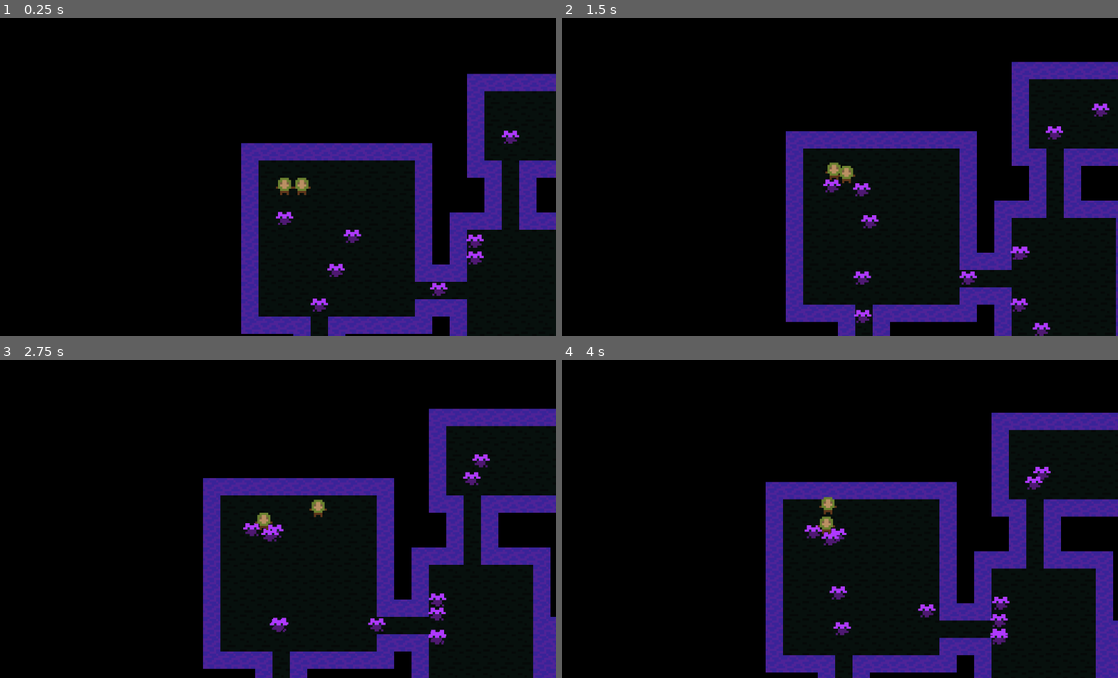
Above: before the commit, frames 1-4 (two rows, left to right).
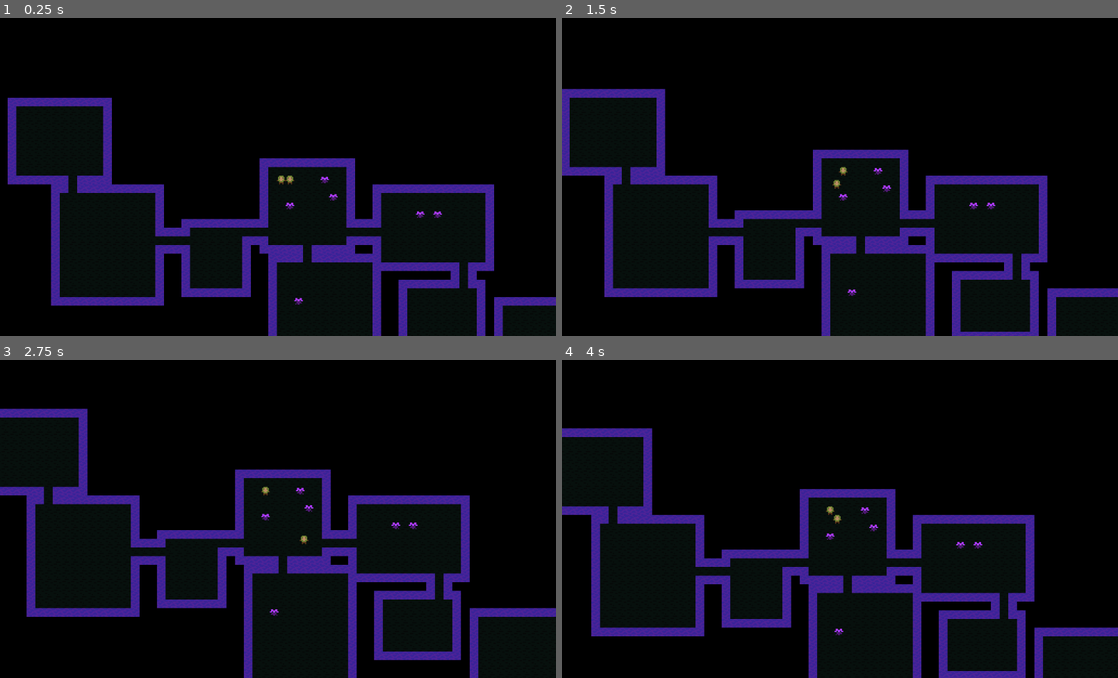
Above: after the commit, the same moments.

Repository: ollelogdahl/godotjam
Game: Godot game, scene res://Scenes/main.tscn
The game is run twice, just before and just after one commit, with the same random seed, the same clock (stepped at 60 frames per second) and the same inputs.
Inputs:
- Up to frame 1 (0.25 s): no input
- Up to frame 2 (1.5 s): tap Enter (ui_accept) at 0.5, 0.77 s; hold D 0.53-1.28 s; tap F at 0.6 s; hold S from 1.28 s (still down); tap K at 1.35 s
- Up to frame 3 (2.75 s): tap Enter (ui_accept) at 1.52 s; release S at 2.03 s; hold D from 2.03 s (still down); tap F at 2.1 s
- Up to frame 4 (4 s): release D at 2.78 s; hold W 2.78-3.53 s; tap K at 2.85 s; tap Enter (ui_accept) at 3.02, 3.77 s; hold A from 3.53 s (still down); tap F at 3.6 s

The runs differ from the first frame. In frame 1, 21% of the frame differs, in the area x 1-100%, y 17-100%; in frame 2, 23%; in frame 3, 24%, in the area x 0-100%, y 15-100%; in frame 4, 23%.

Commit message:
fixad dungeons

Diff:
--- a/KinematicBody2D.gd
+++ /dev/null
@@ -1,13 +0,0 @@
-extends KinematicBody2D
-
-# Declare member variables here. Examples:
-# var a = 2
-# var b = "text"
-
-# Called when the node enters the scene tree for the first time.
-func _ready():
-	pass # Replace with function body.
-
-# Called every frame. 'delta' is the elapsed time since the previous frame.
-#func _process(delta):
-#	pass
--- a/Scenes/InputManager.tscn
+++ b/Scenes/InputManager.tscn
@@ -1,6 +1,6 @@
 [gd_scene load_steps=2 format=2]
 
-[ext_resource path="res://Scenes/InputController.gd" type="Script" id=1]
+[ext_resource path="res://Scripts/InputController.gd" type="Script" id=1]
 
 [node name="InputController" type="Node"]
 script = ExtResource( 1 )
--- a/Scenes/Player_1.gd
+++ /dev/null
@@ -1,12 +0,0 @@
-extends "res://Scripts/player_base.gd"
-
-# Declare member variables here. Examples:
-# var a = 2
-# var b = "text"
-# Called when the node enters the scene tree for the first time.
-func _ready():
-	pass # Replace with function body.
-
-# Called every frame. 'delta' is the elapsed time since the previous frame.
-#func _process(delta):
-#	pass
--- a/Scenes/enemySpawner.tscn
+++ b/Scenes/enemySpawner.tscn
@@ -1,6 +1,7 @@
 [gd_scene load_steps=2 format=2]
 
-[ext_resource path="res://Scenes/enemySpawner.gd" type="Script" id=1]
+[ext_resource path="res://Scripts/enemySpawner.gd" type="Script" id=1]
+
 
 [node name="spawner" type="Node2D"]
 script = ExtResource( 1 )
--- a/Scenes/main.tscn
+++ b/Scenes/main.tscn
@@ -1,7 +1,7 @@
 [gd_scene load_steps=6 format=2]
 
 [ext_resource path="res://Scripts/Camera2D.gd" type="Script" id=1]
-[ext_resource path="res://Scenes/world.gd" type="Script" id=2]
+[ext_resource path="res://Scripts/world.gd" type="Script" id=2]
 [ext_resource path="res://Scenes/map.tscn" type="PackedScene" id=3]
 [ext_resource path="res://Scenes/PlayerScene.tscn" type="PackedScene" id=4]
 [ext_resource path="res://Scenes/InputManager.tscn" type="PackedScene" id=5]
@@ -10,7 +10,7 @@
 
 [node name="Camera2D" type="Camera2D" parent="."]
 current = true
-zoom = Vector2( 0.25, 0.25 )
+zoom = Vector2( 0.5, 0.5 )
 smoothing_enabled = true
 script = ExtResource( 1 )
 
--- a/Scenes/map.tscn
+++ b/Scenes/map.tscn
@@ -1,11 +1,16 @@
-[gd_scene load_steps=3 format=2]
+[gd_scene load_steps=4 format=2]
 
-[ext_resource path="res://Scenes/map.gd" type="Script" id=1]
+[ext_resource path="res://Scripts/map.gd" type="Script" id=1]
 [ext_resource path="res://Scripts/dungeonGenerator.gd" type="Script" id=2]
+[ext_resource path="res://Scripts/DungeonLayoutGenerator.gd" type="Script" id=3]
 
 [node name="map" type="Node"]
 script = ExtResource( 1 )
 
-[node name="dungeonGenerator" type="Node2D" parent="."]
-z_index = 10
+[node name="dungeonGenerator" type="Node" parent="."]
 script = ExtResource( 2 )
+
+[node name="dungeonLayout" type="Node" parent="dungeonGenerator"]
+script = ExtResource( 3 )
+
+[node name="roomPopulator" type="Node" parent="dungeonGenerator"]
--- a/Scenes/player1.gd
+++ /dev/null
@@ -1,13 +0,0 @@
-extends Node
-
-# Declare member variables here. Examples:
-# var a = 2
-# var b = "text"
-
-# Called when the node enters the scene tree for the first time.
-func _ready():
-	pass # Replace with function body.
-
-# Called every frame. 'delta' is the elapsed time since the previous frame.
-#func _process(delta):
-#	pass
--- /dev/null
+++ b/Scripts/Classes/dungeonCorridorClass.gd
@@ -0,0 +1,10 @@
+var x
+var y
+var dir
+var length
+
+func _init(x, y, d, l):
+	self.x = x
+	self.y = y
+	self.dir = d
+	self.length = l
--- a/Scripts/dungeonRoomClass.gd
+++ b/Scripts/Classes/dungeonRoomClass.gd
@@ -18,5 +18,22 @@
 		return true
 	return false
 
+func contains(v):
+	if v.x > x and v.x < x + w and v.y > y and v.y < y + h:
+		return true
+	return false
+
 func vec3():
 	return Vector3(x, y, 0)
+
+class dungeonCorridor:
+	var x
+	var y
+	var dir
+	var length
+
+	func __init(x, y, d, l):
+		self.x = x
+		self.y = y
+		self.dir = d
+		self.length = l
--- /dev/null
+++ b/Scripts/DungeonLayoutGenerator.gd
@@ -0,0 +1,152 @@
+extends Node
+
+# klasser
+onready var dungeonRoom = preload("res://Scripts/Classes/dungeonRoomClass.gd")
+onready var dungeonCorridor = preload("res://Scripts/Classes/dungeonCorridorClass.gd")
+
+var rooms
+var corridors
+var rng = RandomNumberGenerator.new()
+
+func buildDungeon(steps, roomMean, roomStdev, mapSeed, first = dungeonRoom.new(0, 0, 10, 10)) -> void:
+	rooms = []
+	corridors = []
+
+	# sätter seed
+	rng.randomize()
+	rng.seed = mapSeed
+
+	# skapar det första rummet
+	rooms.append(first)
+	var lastValid := 0
+	var fails := 0
+
+	for i in range(steps):
+		# roomsOrigin är det rummet korridoren ska byggas från
+		#    bygger från senast giltiga rum, men går bakåt ifall den misslyckas
+		var roomOrigin = rooms[max(lastValid - fails, 0)]
+		var newRoom
+
+		# välj en slumpad sida på föregående rum
+		var edgeDirection : int = rng.randi() % 4
+		var corridor = attachCorridorToOrigin(roomOrigin, edgeDirection)
+
+		# beräkna storlek på nytt rum
+		var newRoomWidth  = int(rng.randfn(roomMean, roomStdev))
+		var newRoomHeight = int(rng.randfn(newRoomWidth, roomStdev))
+
+		# slumpa rummets förskjutning längst med korridoren
+		var v = attachRoomToCorridor(corridor, newRoomWidth, newRoomHeight)
+
+		# testar om det nya rummet är godkänt, repetera annars!
+		newRoom = dungeonRoom.new(v.x, v.y, newRoomWidth, newRoomHeight)
+		if not roomIsValid(newRoom):
+			fails += 1
+			continue
+
+		# validera det nya rummet ( OCH KORRIDOREN!! ;) )
+		corridors.append( corridor )
+		rooms.append( newRoom )
+		lastValid = i
+
+func buildDungeonLinear(steps, roomMean, roomStdev, mapSeed, first = dungeonRoom.new(0, 0, 10, 10)) -> void:
+	rooms = []
+	corridors = []
+
+	# sätter seed
+	rng.seed = mapSeed
+
+	# skapar det första rummet
+	rooms.append(first)
+	var lastValid := 0
+	var fails := 0
+
+	for i in range(steps):
+		# roomsOrigin är det rummet korridoren ska byggas från
+		#var roomOrigin = rooms[lastValid - fails] # rätt så najs dungeon, men fel! ;)
+		var roomOrigin = rooms[i]
+
+		# repetera försök att placera rum tills rum är placerat
+		#    detta behövs när rum försöker placeras ogiltigt (på andra)
+		var repeat := true
+		var newRoom
+		var corridor
+		while repeat:
+
+			# välj en slumpad sida på föregående rum
+			var edgeDirection : int = rng.randi() % 4
+			corridor = attachCorridorToOrigin(roomOrigin, edgeDirection)
+
+			# beräkna storlek på nytt rum
+			var newRoomWidth  = int(rng.randfn(roomMean, roomStdev))
+			var newRoomHeight = int(rng.randfn(newRoomWidth, roomStdev))
+
+			# slumpa rummets förskjutning längst med korridoren
+			var v = attachRoomToCorridor(corridor, newRoomWidth, newRoomHeight)
+
+			# testar om det nya rummet är godkänt, repetera annars!
+			newRoom = dungeonRoom.new(v.x, v.y, newRoomWidth, newRoomHeight)
+			if roomIsValid(newRoom):
+				repeat = false
+
+		# validera det nya rummet ( OCH KORRIDOREN!! ;) )
+		rooms.append(newRoom)
+		corridors.append(corridor)
+		lastValid = i
+
+func attachCorridorToOrigin(roomOrigin, edge):
+	# väljer en punkt slumpad längst med den sidan, där det ska bildas en dörr, korridor och ett rum
+	var x := 0
+	var y := 0
+	var corridorLength := 0
+
+	match edge:
+		0: # H
+			x = roomOrigin.x + roomOrigin.w
+			y = roomOrigin.y + 1 + rng.randi() % (roomOrigin.h - 1)
+		1: # U
+			x = roomOrigin.x + 1 + rng.randi() % (roomOrigin.w - 1)
+			y = roomOrigin.y
+		2: # V
+			x = roomOrigin.x
+			y = roomOrigin.y + 1 + rng.randi() % (roomOrigin.h - 1)
+		3: # N
+			x = roomOrigin.x + 1 + rng.randi() % (roomOrigin.w - 1)
+			y = roomOrigin.y + roomOrigin.h
+	corridorLength = 2 + rng.randi() % 3 # slumptal 2-4
+
+	return dungeonCorridor.new(x, y, edge, corridorLength)
+
+func attachRoomToCorridor(c, width, height):
+	# slumpa rummets förskjutning relativt korridoren
+	var roomX := 0
+	var roomY := 0
+	match c.dir:
+		0: # H
+			roomX = c.x + c.length-1
+			var offsetY = 1 + rng.randi() % max(height - 2, 1)
+			roomY = c.y - offsetY
+		1: # U
+			var offsetX = 1 + rng.randi() % max(width - 2, 1)
+			roomX = c.x - offsetX
+			roomY = c.y - ( height + c.length -1)
+		2: # V
+			roomX = c.x - ( width + c.length   -1)
+			var offsetY = 1 + rng.randi() % max(height - 2, 1)
+			roomY = c.y - offsetY
+		3: # N
+			var offsetX = 1 + rng.randi() % max(width - 2, 1)
+			roomX = c.x - offsetX
+			roomY = c.y + c.length-1
+
+	return Vector2(roomX, roomY)
+
+# kollar ifall det går att placera ett rum här UTAN att överskrida något
+func roomIsValid(room):
+	for r in rooms:
+		if room == r:
+			continue
+
+		if(room.collidesWith(r)):
+			return false
+	return true
--- a/Scripts/dungeonGenerator.gd
+++ b/Scripts/dungeonGenerator.gd
@@ -1,20 +1,20 @@
-extends Node2D
+extends Node
 
 # Declare member variables here. Examples:
 # var a = 2
 # var b = "text"
 
-onready var dungeonTilesetRes = preload("res://ResourceObjects/dungeonTileset.tres")
 onready var enemySpawner = preload("res://Scenes/enemySpawner.tscn")
-var dungeonRoom = preload("res://Scripts/dungeonRoomClass.gd")
 onready var parent = get_parent()
-
 onready var navigation2D = $'/root/Node/world/Navigation2D'
 
-var roomCount = 44
+onready var dungeonRoom = preload("res://Scripts/Classes/dungeonRoomClass.gd")
+onready var dungeonCorridor = preload("res://Scripts/Classes/dungeonCorridorClass.gd")
+
+var steps = 25
 var iterations = 300
 var roomMean = 11
-var roomStdev = 2.5
+var roomStdev = 2.2
 var initialSize = 10
 var spreadFactor = 0.1
 
@@ -22,38 +22,57 @@
 var path = AStar.new()
 
 var player_spawn = Vector2()
-
-# Called when the node enters the scene tree for the first time.
-func _ready():
-	pass # Replace with function body.
-
 func get_player_spawn():
 	return player_spawn
 
 
-# Genererar tilemapen
+# Genererar hela dungeonen
 func generate():
+	print("Generating dungeon:")
+
 	# generera seed
 	rng.randomize()
 	var mapSeed = rng.randi()
 	rng.seed = mapSeed
 
-	# Skapa en ny node TileMap för denna dungeon
+	# Skapa en ny node(TileMap) för denna dungeon
 	var tileMap = TileMap.new()
 	tileMap.name = "floor_%X" % mapSeed
 
-	#parent.call_deferred("add_child", tileMap) # temporär
+	# konfigurerar tileMap
+	tileMap.cell_size = Vector2(8, 8)
+	tileMap.tile_set = preload("res://ResourceObjects/dungeonTileset.tres")
+
+	# lägger till den som node under navigation2D
+	#    detta krävs för pathfindingen
 	navigation2D.add_child(tileMap)
 
-	# sätter värden på tileMap
-	tileMap.cell_size = Vector2(8, 8)
-	tileMap.tile_set = dungeonTilesetRes
+	print(tileMap.name + " > init..")
 
-	print("Dungeon " + tileMap.name + " init..")
 
 	# börja generera dungeon
 
-	# exempel
+	$dungeonLayout.buildDungeon(steps, roomMean, roomStdev, mapSeed)
+
+	print(tileMap.name + " > layout generated.")
+
+	# fyller tilemapen med layoutens rum och korridorer
+	for room in $dungeonLayout.rooms:
+		createRoom(room.x, room.y, room.w, room.h, tileMap)
+
+	for c in $dungeonLayout.corridors:
+		createCorridor(c.x, c.y, c.dir, c.length, tileMap)
+
+	print(tileMap.name + " > tilemap finalized.")
+
+	createMonsters(tileMap)
+	createPlayerSpawns(16, 16, tileMap)
+
+	print(tileMap.name + " > spawns added.")
+
+	print("Dungeon done.")
+
+func buildDebugDungeon(tileMap):
 	createRoom(0, 0, 10, 10, tileMap)
 	createRoom(12, 4, 7, 11, tileMap)
 	createRoom(13, -4, 9, 5, tileMap)
@@ -65,24 +84,6 @@
 	createCorridor(4, 16, 1, 7, tileMap)
 	createCorridor(15, 18, 0, 6, tileMap)
 
-	createMonsters(tileMap)
-	createPlayerSpawns(16, 16, tileMap)
-
-
-
-#	var rooms = generateRoomSizes() # genererar tight packade rum
-#	roomSeparation(rooms) # sprider ut rummen
-#
-#	for r in rooms:
-#		createRoom(r.x, r.y, r.w, r.h, tileMap)
-#
-#	# skapar spännande träd
-#	var graph = createMST(rooms)
-#
-#	# bygger korridorer som kopplar samman rummen enligt trädet
-#	generateCorridors(graph)
-
-	print("Dungeon " + tileMap.name + " created!")
 
 func createRoom(x, y, w, h, trg):
 	# skapa väggar
@@ -99,20 +100,31 @@
 		for j in range(h-1):
 			trg.set_cell(x + i + 1, y + j + 1, 0)
 func createCorridor(x, y, d, l, trg):
-	if d == 0:   # H
-		for i in range(l):
-			trg.set_cell(x+i, y-1, 1) # övre vägg
-			trg.set_cell(x+i, y+1, 1) # nedre vägg
-			trg.set_cell(x+i, y,   0) # golv
-		pass
-	elif d == 1: # U
-		for i in range(l):
-			trg.set_cell(x-1, y-i, 1) # vänster vägg
-			trg.set_cell(x+1, y-i, 1) # höger vägg
-			trg.set_cell(x  , y-i, 0) # golv
+	match d:
+		0: # H
+			for i in range(l):
+				trg.set_cell(x+i, y-1, 1) # övre vägg
+				trg.set_cell(x+i, y+1, 1) # nedre vägg
+				trg.set_cell(x+i, y,   0) # golv
+		1: # U
+			for i in range(l):
+				trg.set_cell(x-1, y-i, 1) # vänster vägg
+				trg.set_cell(x+1, y-i, 1) # höger vägg
+				trg.set_cell(x  , y-i, 0) # golv
+		2: # V
+			for i in range(l):
+				trg.set_cell(x-i, y-1, 1) # övre vägg
+				trg.set_cell(x-i, y+1, 1) # nedre vägg
+				trg.set_cell(x-i, y,   0) # golv
+		3: # N
+			for i in range(l):
+				trg.set_cell(x-1, y+i, 1) # vänster vägg
+				trg.set_cell(x+1, y+i, 1) # höger vägg
+				trg.set_cell(x  , y+i, 0) # golv
+
 func createMonsters(trg):
 	for cell in trg.get_used_cells():
-		if trg.get_cellv(cell) == 0 and rng.randf() > 0.95:
+		if trg.get_cellv(cell) == 0 and rng.randf() > 0.99:
 			var spawner = enemySpawner.instance()
 			spawner.name = "enemySpawner %s" % cell
 			spawner.position = cell * 8
@@ -126,132 +138,3 @@
 	spawn1.position = Vector2(x1, y1)
 	player_spawn = Vector2(x1, y1)
 	trg.add_child(spawn1)
-
-func createMST(rooms):
-	# ta reda på minimala spännande träd
-	# Prims Algorithm
-	#var path = AStar.new()
-	var idFirst = path.get_available_point_id()
-	path.add_point(idFirst, Vector3(rooms[0].x, rooms[0].y, 0))
-	rooms[0].point = idFirst
-
-	for r in range(1, len(rooms)):
-		var minDist = INF
-		var minPosition
-		var position
-
-		for p1 in path.get_points():
-			var p1Position = path.get_point_position(p1)
-
-			for i in range(r, len(rooms)):
-				var p2 = rooms[i]
-
-				if p1Position.distance_to(p2.vec3()) <= minDist:
-					minDist = p1Position.distance_to(p2.vec3())
-					minPosition = p2
-					position = p1Position
-
-		var n = path.get_available_point_id()
-		path.add_point(n, minPosition.vec3())
-		path.connect_points(path.get_closest_point(position), n)
-		rooms[r].point = n
-	return path
-func roomSeparation(rooms):
-	# förflyttar rum utåt tills inga längre kolliderar
-	for i in range(roomCount):
-		for e in range(iterations):
-			for j in range(roomCount):
-				if i == j:
-					break
-
-				if rooms[i].collidesWith(rooms[j]):
-					# beräkna vektorn som pekar på j från i
-					var a = rooms[i]
-					var b = rooms[j]
-					var dx = (b.x + b.w/2) - (a.x + a.w/2)
-					var dy = (b.y + b.h/2) - (a.y + a.h/2)
-
-					# flytta rummet i motsatt riktning
-					rooms[i].x -= dx * spreadFactor
-					rooms[i].y -= dy * spreadFactor
-	var centerX = 0
-	var centerY = 0
-	for i in range(roomCount):
-		centerX += rooms[i].x
-		centerY += rooms[i].y
-	centerX /= roomCount
-	centerY /= roomCount
-
-
-	# gravitation wooow
-	gravity(rooms)
-	for i in rooms:
-		for j in rooms:
-			if i == j:
-				continue
-			# or i.vec3().distance_to(Vector3(centerX,centerY,0)) > 80
-			if i.collidesWith(j):
-				rooms.erase(j)
-
-	for r in rooms:
-		#clampa värdena till ints igen
-		r.x = int(r.x)
-		r.y = int(r.y)
-		r.w = int(r.w)
-		r.h = int(r.h)
-	return rooms
-func gravity(rooms):
-	var centerX = 0
-	var centerY = 0
-	for i in range(roomCount):
-		centerX += rooms[i].x
-		centerY += rooms[i].y
-	centerX /= roomCount
-	centerY /= roomCount
-
-
-	for i in range(roomCount):
-		var collided = false
-
-		for e in range(iterations):
-			var x_diff = rooms[i].x - centerX
-			var y_diff = rooms[i].y - centerX
-			#rooms[i].x -= (x_diff)  * 0.1
-			for j in range(roomCount):
-				if i == j:
-					continue
-
-				if rooms[i].collidesWith(rooms[j]):
-					collided = true
-					break
-			if not collided:
-				rooms[i].x -= (x_diff)  * 0.1
-				rooms[i].y -= (y_diff)  * 0.1
-
-func generateRoomSizes():
-	var rooms = []
-	for i in range(roomCount):
-		var x = rng.randi() % initialSize
-		var y = rng.randi() % initialSize
-
-		var w = rng.randfn(roomMean, roomStdev)
-		var h = rng.randfn(roomMean, roomStdev)
-
-		rooms.append( dungeonRoom.new(x, y, w, h) )
-
-	return rooms
-func generateCorridors(graph):
-	for p in graph.get_points():
-		for c in graph.get_point_connections(p):
-
-			pass
-
-func _process(delta):
-    update()
-func _draw():
-    if path:
-        for p in path.get_points():
-            for c in path.get_point_connections(p):
-                var pp = path.get_point_position(p)
-                var cp = path.get_point_position(c)
-                draw_line(Vector2(pp.x, pp.y)*8, Vector2(cp.x, cp.y)*8, Color(1, 0, 0, 1), 2, true)
--- a/enemyBase.gd
+++ b/enemyBase.gd
@@ -23,18 +23,19 @@
 	player1 = world.getPlayer1()
 	player2 = world.getPlayer2()
 
+	set_process(false)
 	_on_Timer_timeout()
-	set_process(false)
 	pass # Replace with function body.
 
 func _process(delta):
-	var nextPos = path[0]
-	var movement = nextPos - position
+	#var nextPos = path[0]
+	#var movement = nextPos - position
 
-	move_and_slide(movement.normalized() * speed)
+	#move_and_slide(movement.normalized() * speed)
 
-	if(position == path[0]):
-		path.remove(0)
+	#if(position == path[0]):
+	#	path.remove(0)
+	pass
 
 func set_path(val : PoolVector2Array) -> void:
 	path = val
Renamed: Scenes/InputController.gd -> Scripts/InputController.gd
Renamed: Scenes/enemySpawner.gd -> Scripts/enemySpawner.gd
Renamed: Scenes/map.gd -> Scripts/map.gd
Renamed: Scenes/world.gd -> Scripts/world.gd
